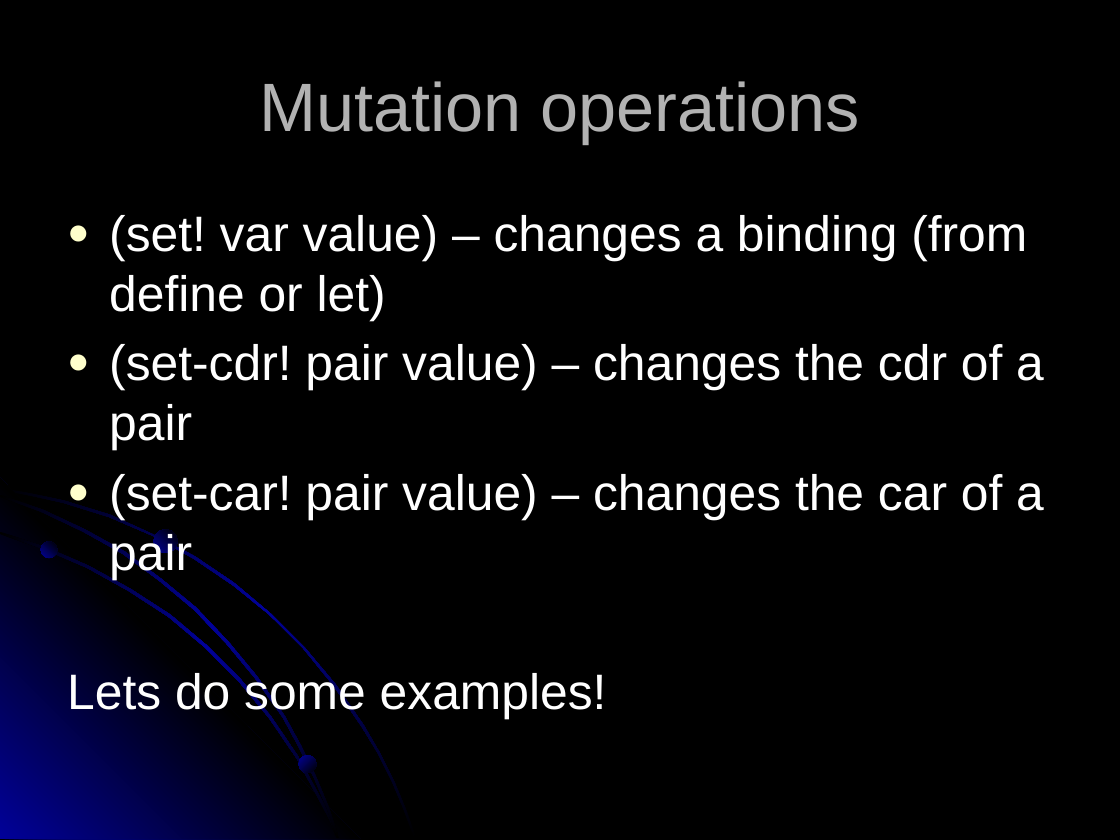
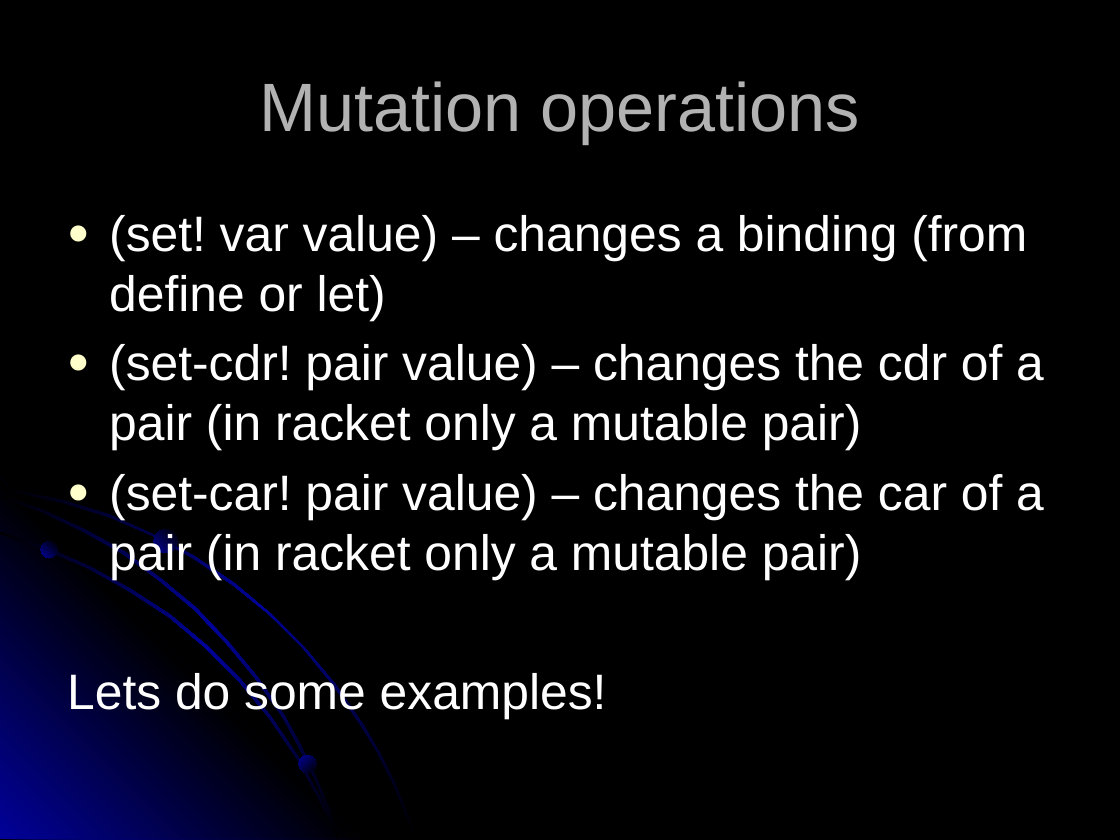
Before and after one commit to RHIT-CSSE/csse304, a slide deck: slide 5 of ClassMaterials/OddsAndEnds/06-OddsAndEnds.pptx. Drawn at 1120x840 pixels with LibreOffice and Linux fonts; fonts in the diff are those of the drawing. Boxes give left, top, right and bottom in pixels: in the first picture for what was removed or moved away, otherwise in the second. Text is boxed around its words. In the diff, an @@ line names an element or a change of style, - is before the commit and + after.

Commit message:
mutation changes

```diff
--- a/ClassMaterials/OddsAndEnds/06-OddsAndEnds.pptx
+++ b/ClassMaterials/OddsAndEnds/06-OddsAndEnds.pptx
@@ text at (109,344,1044,580): text changed @@
-● (set-cdr! pair value) – changes the cdr of a pair
-● (set-car! pair value) – changes the car of a pair
+● (set-cdr! pair value) – changes the cdr of a pair (in racket only a mutable pair)
+● (set-car! pair value) – changes the car of a pair (in racket only a mutable pair)
```
Also in this commit, not shown: 2 slides added, 2 other files.
